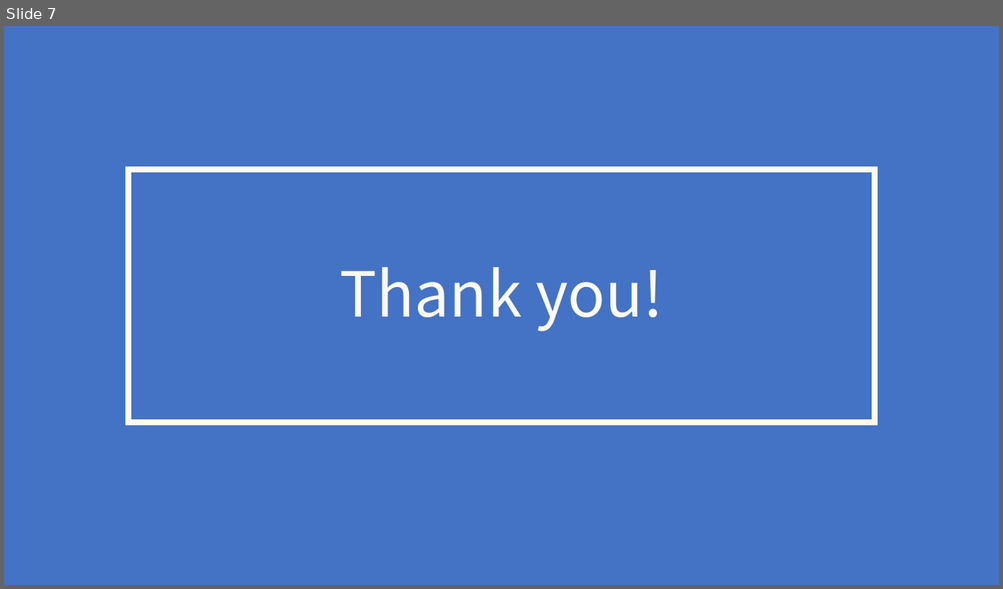
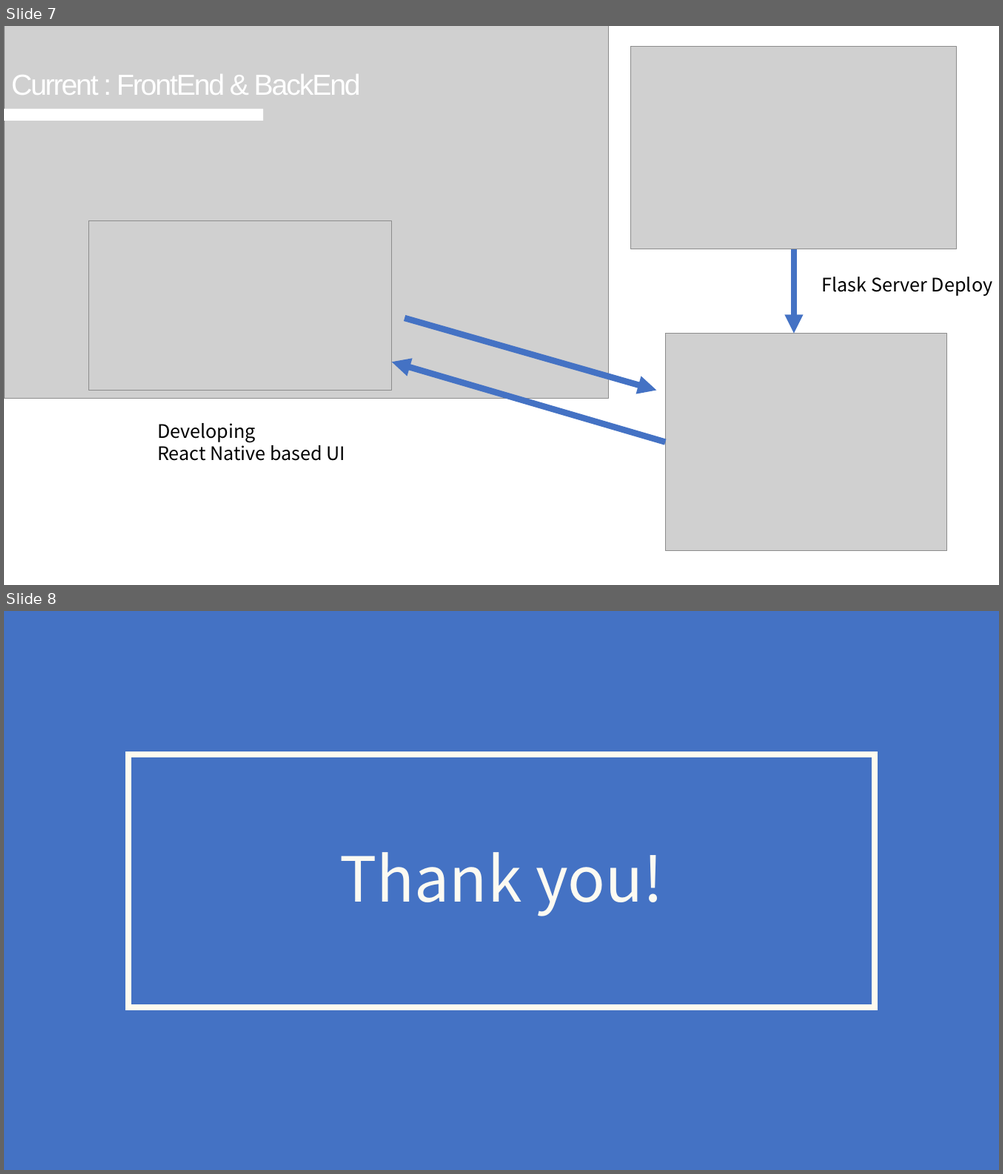
Before and after one commit to SecAI-Lab/SWE3028-Fall-2022, a slide deck: TeamH/teamH_presentation_221020.pptx. Shown one above the other, each under a label of ours: slide 7 before the commit, slides 7 and 8 after it. The pictures are 1003x589 and 1003x1174 pixels, drawn with LibreOffice and Linux fonts; fonts in the diff are those of the drawing; grey boxes stand for pictures. Boxes give left, top, right and bottom in pixels: in the first picture for what was removed or moved away, otherwise in the second. Text is boxed around its words. In the diff, an @@ line names an element or a change of style, - is before the commit and + after.

Commit message:
teamH_update presentation

```diff
--- a/TeamH/teamH_presentation_221020.pptx
+++ b/TeamH/teamH_presentation_221020.pptx
@@ slide 7 added at box(4, 26, 999, 585), background #FFFFFF @@
@@ picture added at box(4, 26, 609, 398) @@
@@ picture added at box(631, 46, 956, 249) @@
@@ text added at box(11, 74, 361, 95), 28 pt, text #FFFFFF @@
+Current : FrontEnd & BackEnd
@@ rectangle added at box(4, 109, 263, 121), fill #FFFFFF @@
@@ picture added at box(89, 221, 392, 390) @@
@@ arrow added from (794, 249) to (794, 333), #4472C4 6 pt @@
@@ text added at box(822, 277, 992, 296), 18 pt, text #000000 @@
+Flask Server Deploy
@@ arrow added from (404, 318) to (656, 391), #4472C4 6 pt @@
@@ picture added at box(665, 333, 947, 551) @@
@@ arrow added from (665, 443) to (392, 363), #4472C4 6 pt @@
@@ text added at box(157, 423, 346, 461), 18 pt, text #000000 @@
+Developing
+React Native based UI
@@ what was slide 7 is now slide 8 @@
```
